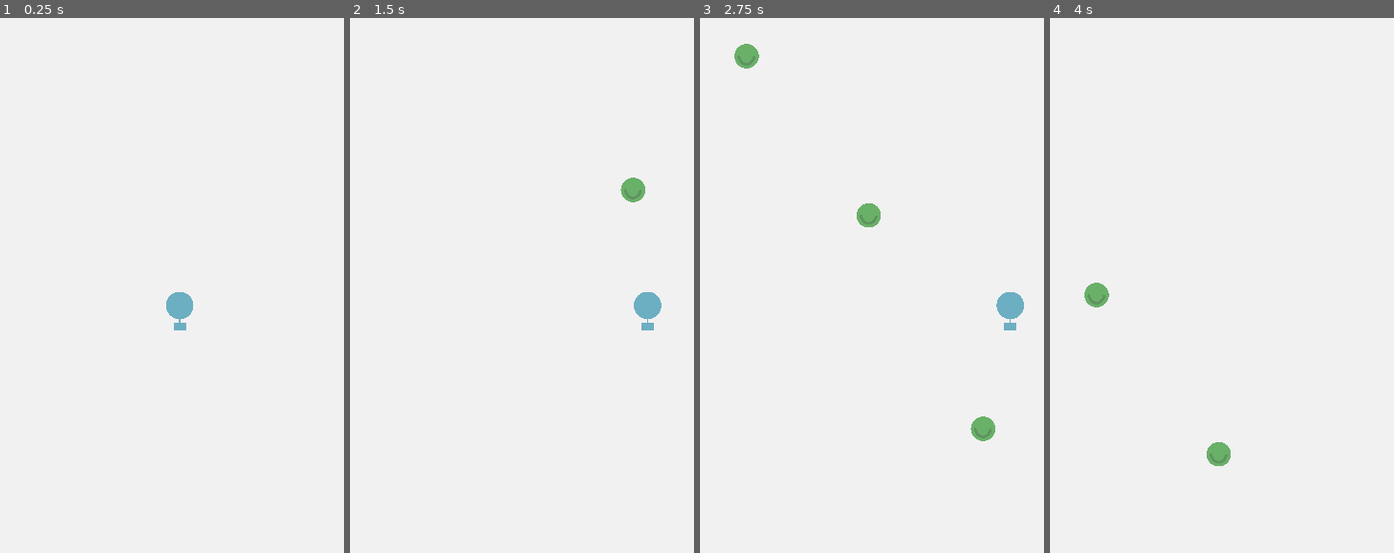
Above: before the commit, frames 1-4 (left to right).
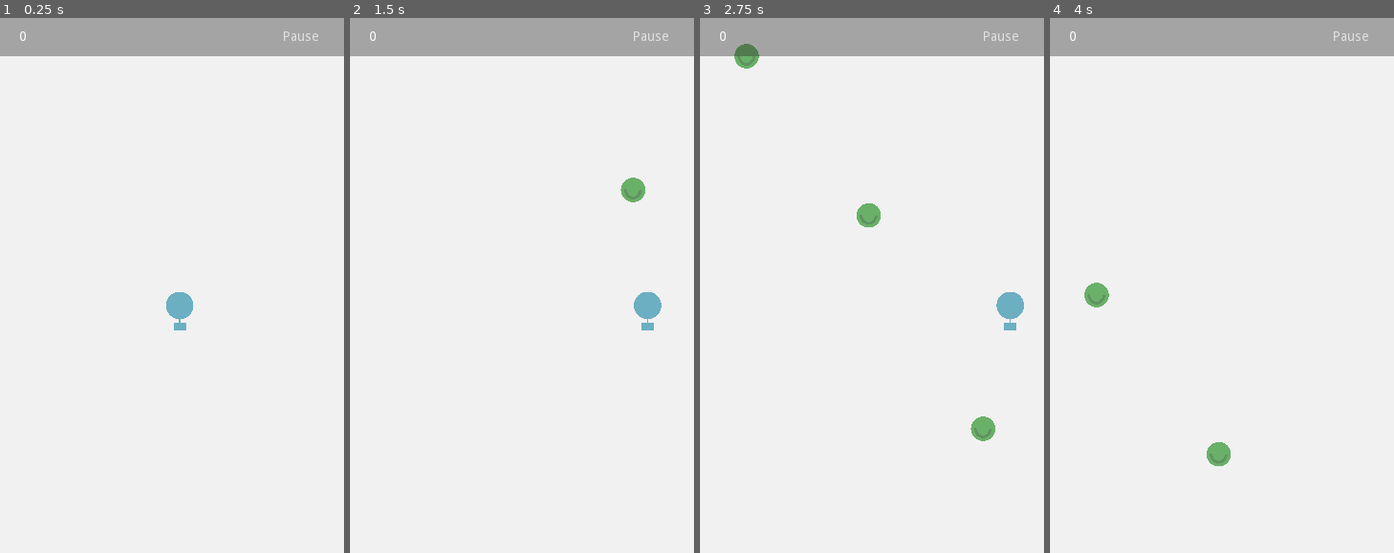
Above: after the commit, the same moments.

Repository: efenstakes/psnn
Game: Godot game, scene res://scenes/PSNN.tscn
Same seed, same stepped clock (60 frames per second), same inputs: the game is played once before the commit and once after it.
Inputs:
- Up to frame 1 (0.25 s): no input
- Up to frame 2 (1.5 s): tap Enter at 0.5 s; hold Right (ui_right) 0.53-1.28 s; hold Left (ui_left) from 1.28 s (still down)
- Up to frame 3 (2.75 s): release Left (ui_left) at 2.03 s; hold Right (ui_right) from 2.03 s (still down)
- Up to frame 4 (4 s): release Right (ui_right) at 3.53 s; hold Left (ui_left) from 3.53 s (still down)

The runs differ from the first frame. In frame 1, 7.1% of the frame differs, in the area x 0-100%, y 0-8%; in frame 2, 7.1%; in frame 3, 7.1%; in frame 4, 7.1%.

Commit message:
add game over scene

Diff:
--- a/scenes/PSNN.tscn
+++ b/scenes/PSNN.tscn
@@ -1,10 +1,14 @@
-[gd_scene load_steps=4 format=2]
+[gd_scene load_steps=7 format=2]
 
 [ext_resource path="res://scenes/Player.tscn" type="PackedScene" id=1]
 [ext_resource path="res://scenes/BaloonSpawner.tscn" type="PackedScene" id=2]
 [ext_resource path="res://scenes/Spawner.tscn" type="PackedScene" id=3]
+[ext_resource path="res://scenes/HUD.tscn" type="PackedScene" id=4]
+[ext_resource path="res://scripts/PSNN.gd" type="Script" id=5]
+[ext_resource path="res://scenes/GameOverHUD.tscn" type="PackedScene" id=6]
 
 [node name="PSNN" type="Node2D"]
+script = ExtResource( 5 )
 
 [node name="ColorRect" type="ColorRect" parent="."]
 margin_right = 480.0
@@ -23,3 +27,7 @@
 
 [node name="Spawner" parent="." instance=ExtResource( 3 )]
 position = Vector2( 235, -180 )
+
+[node name="HUD" parent="." instance=ExtResource( 4 )]
+
+[node name="GameOverHUD" parent="." instance=ExtResource( 6 )]
